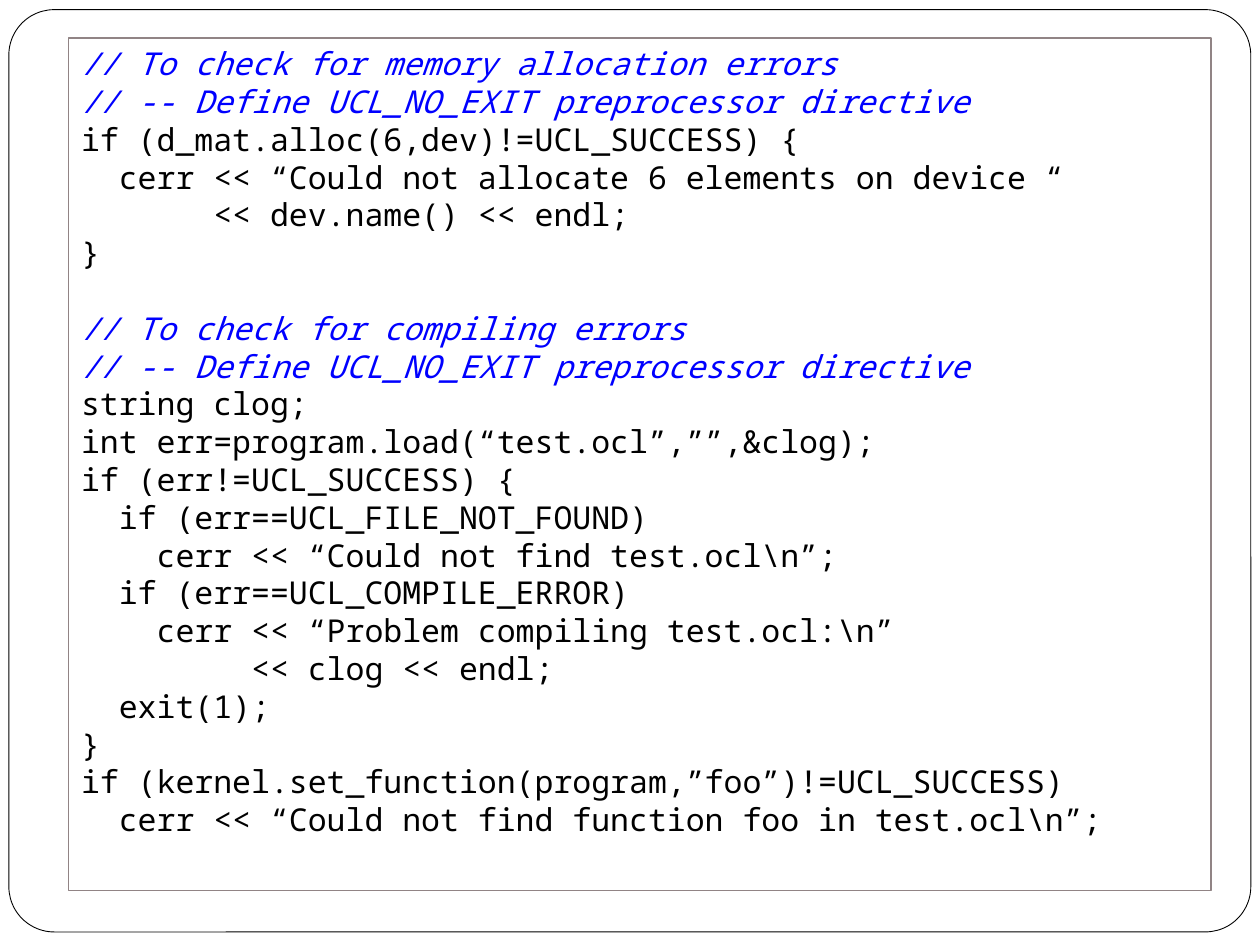
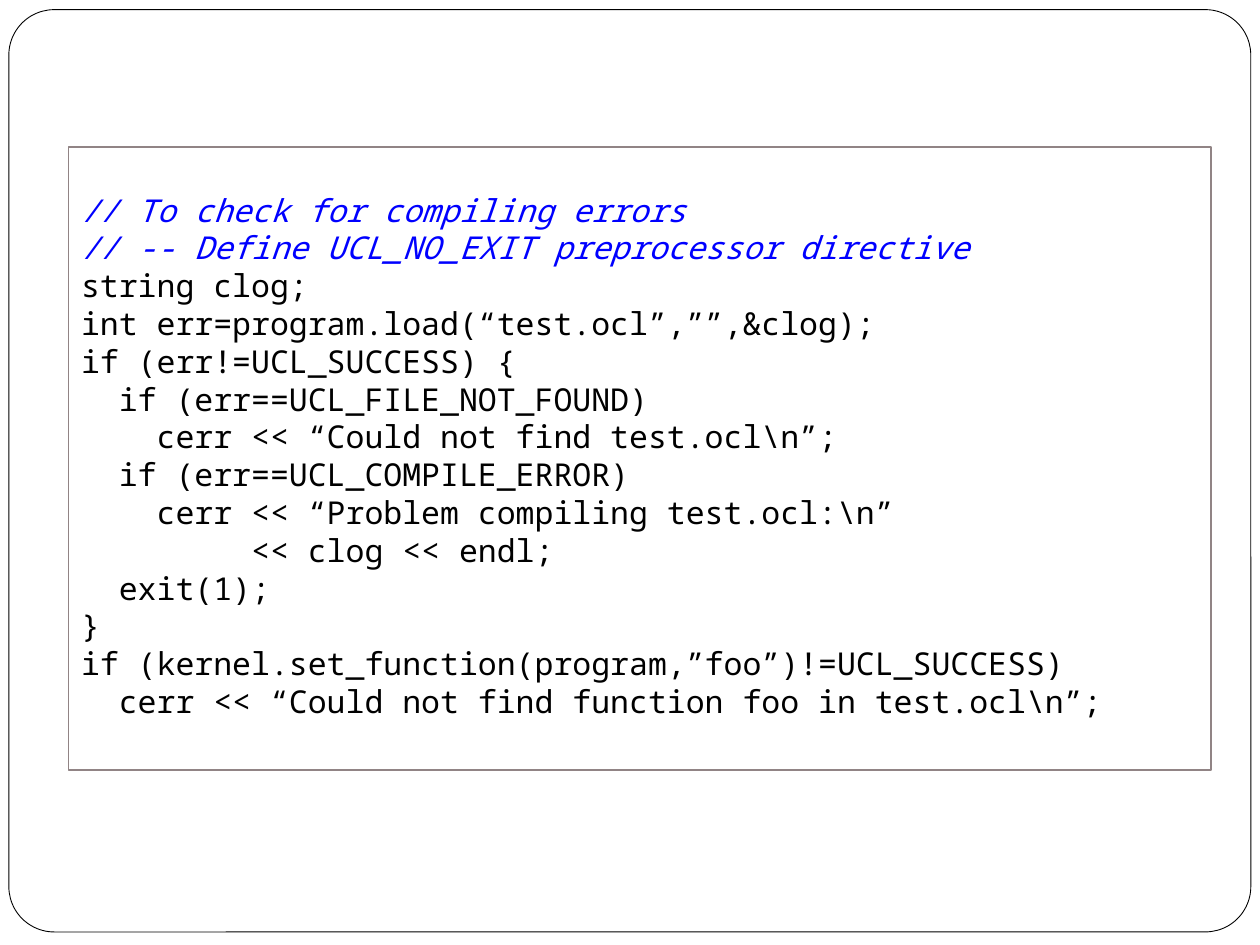
Before and after one commit to scicomp/geryon, a slide deck: slide 62 of geryon.pptx (slide 61 before the commit). Drawn at 1260x945 pixels with LibreOffice and Linux fonts; fonts in the diff are those of the drawing. Boxes give left, top, right and bottom in pixels: in the first picture for what was removed or moved away, otherwise in the second. Text is boxed around its words. In the diff, an @@ line names an element or a change of style, - is before the commit and + after.

Commit message:
Geryon: Adding more error checking options to device set function.

```diff
--- a/geryon.pptx
+++ b/geryon.pptx
@@ text in rectangle at (81,51,1026,231): paragraphs removed @@
-// To check for memory allocation errors
-// -- Define UCL_NO_EXIT preprocessor directive
-if (d_mat.alloc(6,dev)!=UCL_SUCCESS) {
-cerr << “Could not allocate 6 elements on device “
-<< dev.name() << endl;
-}
@@ rectangle "// To check for compiling ...": place and size @@
-rectangle "// To check for compiling ..." at (68,38,1211,891)
+rectangle "// To check for compiling ..." at (68,146,1211,770)
```
Also in this commit, not shown: 3 other slides changed, 1 slide added, 3 other files.
